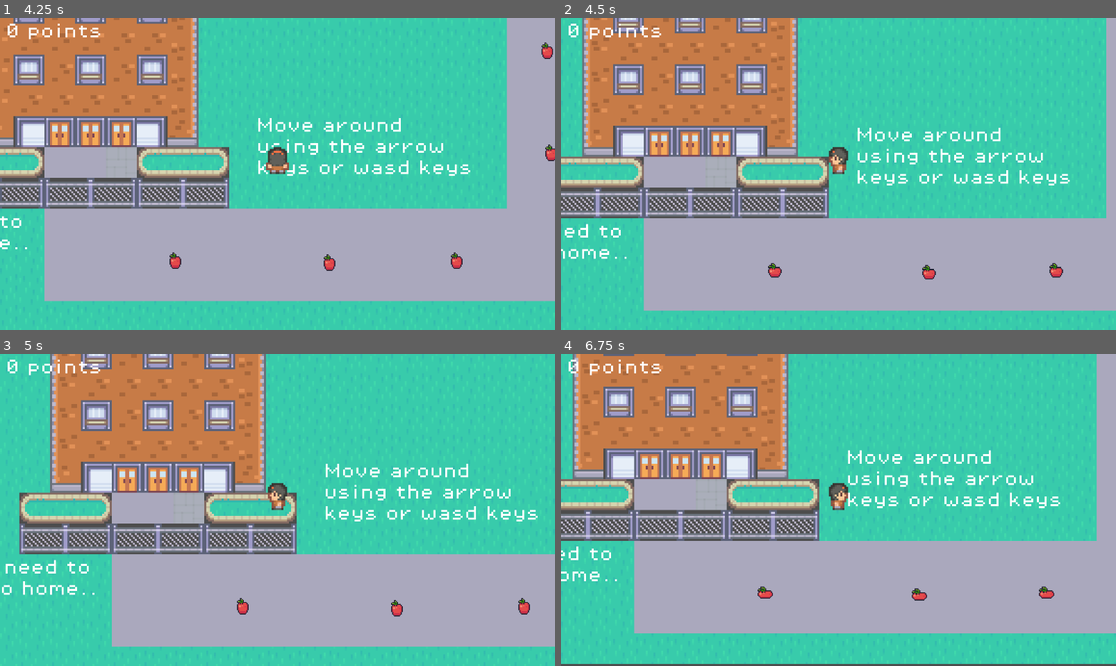
Above: before the commit, frames 1-4 (two rows, left to right).
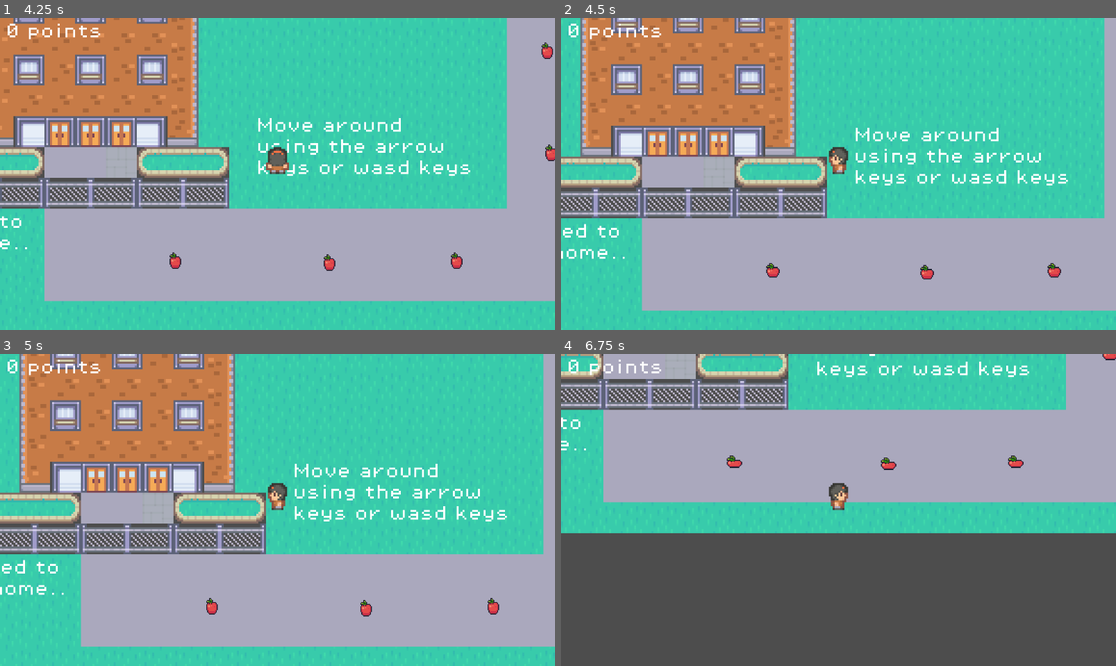
Above: after the commit, the same moments.

Repository: sapatel8/CitySafetyGame
Game: Godot game, scene res://scenes/control.tscn
The game is run twice, just before and just after one commit, with the same random seed, the same clock (stepped at 60 frames per second) and the same inputs.
Inputs:
- Up to frame 1 (4.25 s): click "Start" at 0.5 s; hold D (walking_right) 1.28-2.03 s; hold S (walking_down) 2.03-2.78 s; hold D (walking_right) 2.78-3.53 s; hold W (walking_up) from 3.53 s (still down)
- Up to frame 2 (4.5 s): release W (walking_up) at 4.28 s; hold A (walking_left) from 4.28 s (still down)
- Up to frame 3 (5 s): keep holding A (walking_left)
- Up to frame 4 (6.75 s): release A (walking_left) at 5.78 s; hold S (walking_down) 5.78-6.53 s; hold D (walking_right) from 6.53 s (still down)

Frame 1 is identical in both runs. In frame 2, 8.7% of the frame differs, in the area x 0-99%, y 0-94%; in frame 3, 23%; in frame 4, 81%, in the area x 0-100%, y 0-100%.
Error after the commit: Invalid call. Nonexistent function 'bump_back' in base 'TileMapLayer'. (res://scripts/world_boundary.gd:4)

Commit message:
syncing tiles

Diff:
--- a/city-safety-game/scenes/endScreen.tscn
+++ b/city-safety-game/scenes/endScreen.tscn
@@ -34,6 +34,7 @@
 offset_bottom = 288.0
 
 [node name="Label" type="Label" parent="."]
+layout_mode = 0
 offset_left = 216.0
 offset_top = 176.0
 offset_right = 944.0
--- a/city-safety-game/scenes/level2.tscn
+++ b/city-safety-game/scenes/level2.tscn
@@ -1233,6 +1233,21 @@
 [sub_resource type="RectangleShape2D" id="RectangleShape2D_ve5ok"]
 size = Vector2(147, 52)
 
+[sub_resource type="Animation" id="Animation_ve5ok"]
+length = 0.001
+tracks/0/type = "value"
+tracks/0/imported = false
+tracks/0/enabled = true
+tracks/0/path = NodePath(".:position")
+tracks/0/interp = 1
+tracks/0/loop_wrap = true
+tracks/0/keys = {
+"times": PackedFloat32Array(0),
+"transitions": PackedFloat32Array(1),
+"update": 0,
+"values": [Vector2(123, -213)]
+}
+
 [sub_resource type="Animation" id="Animation_56gwk"]
 resource_name = "driving"
 length = 3.0
@@ -1250,7 +1265,13 @@
 "values": [Vector2(123, -213), Vector2(123, -20), Vector2(123, -20), Vector2(123, 64)]
 }
 
-[sub_resource type="Animation" id="Animation_ve5ok"]
+[sub_resource type="AnimationLibrary" id="AnimationLibrary_cleqw"]
+_data = {
+&"RESET": SubResource("Animation_ve5ok"),
+&"driving": SubResource("Animation_56gwk")
+}
+
+[sub_resource type="Animation" id="Animation_g8vcy"]
 length = 0.001
 tracks/0/type = "value"
 tracks/0/imported = false
@@ -1262,13 +1283,7 @@
 "times": PackedFloat32Array(0),
 "transitions": PackedFloat32Array(1),
 "update": 0,
-"values": [Vector2(123, -213)]
-}
-
-[sub_resource type="AnimationLibrary" id="AnimationLibrary_cleqw"]
-_data = {
-&"RESET": SubResource("Animation_ve5ok"),
-&"driving": SubResource("Animation_56gwk")
+"values": [Vector2(393, -100)]
 }
 
 [sub_resource type="Animation" id="Animation_wvb8j"]
@@ -1288,21 +1303,6 @@
 "values": [Vector2(393, -100), Vector2(300, -100), Vector2(300, -100), Vector2(150, -101), Vector2(148, -213)]
 }
 
-[sub_resource type="Animation" id="Animation_g8vcy"]
-length = 0.001
-tracks/0/type = "value"
-tracks/0/imported = false
-tracks/0/enabled = true
-tracks/0/path = NodePath(".:position")
-tracks/0/interp = 1
-tracks/0/loop_wrap = true
-tracks/0/keys = {
-"times": PackedFloat32Array(0),
-"transitions": PackedFloat32Array(1),
-"update": 0,
-"values": [Vector2(393, -100)]
-}
-
 [sub_resource type="AnimationLibrary" id="AnimationLibrary_cqal4"]
 _data = {
 &"RESET": SubResource("Animation_g8vcy"),
--- a/city-safety-game/scenes/level3.tscn
+++ b/city-safety-game/scenes/level3.tscn
@@ -10,8 +10,23 @@
 [ext_resource type="PackedScene" uid="uid://s8xoekb1nana" path="res://scenes/green_car.tscn" id="8_6qt4k"]
 [ext_resource type="PackedScene" uid="uid://bn2eqr1keuk47" path="res://scenes/red_car.tscn" id="9_fh4ka"]
 [ext_resource type="PackedScene" uid="uid://caj7l4y6i8baw" path="res://scenes/yellow_car.tscn" id="10_qewby"]
-[ext_resource type="PackedScene" uid="uid://lis4noq0aeip" path="res://scenes/world_boundary.tscn" id="11_fh4ka"]
+[ext_resource type="PackedScene" path="res://scenes/world_boundary.tscn" id="11_fh4ka"]
 [ext_resource type="PackedScene" uid="uid://d4xassdeglhd" path="res://scenes/killzone.tscn" id="12_qewby"]
+
+[sub_resource type="Animation" id="Animation_fh4ka"]
+length = 0.001
+tracks/0/type = "value"
+tracks/0/imported = false
+tracks/0/enabled = true
+tracks/0/path = NodePath(".:position")
+tracks/0/interp = 1
+tracks/0/loop_wrap = true
+tracks/0/keys = {
+"times": PackedFloat32Array(0),
+"transitions": PackedFloat32Array(1),
+"update": 0,
+"values": [Vector2(579, -260)]
+}
 
 [sub_resource type="Animation" id="Animation_6qt4k"]
 resource_name = "driving"
@@ -30,7 +45,13 @@
 "values": [Vector2(579, -260), Vector2(580, -135), Vector2(333, -133), Vector2(334, 57), Vector2(146, 57), Vector2(145, -258)]
 }
 
-[sub_resource type="Animation" id="Animation_fh4ka"]
+[sub_resource type="AnimationLibrary" id="AnimationLibrary_qewby"]
+_data = {
+&"RESET": SubResource("Animation_fh4ka"),
+&"driving": SubResource("Animation_6qt4k")
+}
+
+[sub_resource type="Animation" id="Animation_a114e"]
 length = 0.001
 tracks/0/type = "value"
 tracks/0/imported = false
@@ -42,13 +63,7 @@
 "times": PackedFloat32Array(0),
 "transitions": PackedFloat32Array(1),
 "update": 0,
-"values": [Vector2(579, -260)]
-}
-
-[sub_resource type="AnimationLibrary" id="AnimationLibrary_qewby"]
-_data = {
-&"RESET": SubResource("Animation_fh4ka"),
-&"driving": SubResource("Animation_6qt4k")
+"values": [Vector2(722, 55)]
 }
 
 [sub_resource type="Animation" id="Animation_e40mx"]
@@ -68,7 +83,13 @@
 "values": [Vector2(722, 55), Vector2(355, 54), Vector2(355, -112), Vector2(553, -113), Vector2(554, -259)]
 }
 
-[sub_resource type="Animation" id="Animation_a114e"]
+[sub_resource type="AnimationLibrary" id="AnimationLibrary_y1e0c"]
+_data = {
+&"RESET": SubResource("Animation_a114e"),
+&"driving": SubResource("Animation_e40mx")
+}
+
+[sub_resource type="Animation" id="Animation_got4s"]
 length = 0.001
 tracks/0/type = "value"
 tracks/0/imported = false
@@ -80,13 +101,7 @@
 "times": PackedFloat32Array(0),
 "transitions": PackedFloat32Array(1),
 "update": 0,
-"values": [Vector2(722, 55)]
-}
-
-[sub_resource type="AnimationLibrary" id="AnimationLibrary_y1e0c"]
-_data = {
-&"RESET": SubResource("Animation_a114e"),
-&"driving": SubResource("Animation_e40mx")
+"values": [Vector2(-100, 82)]
 }
 
 [sub_resource type="Animation" id="Animation_bradm"]
@@ -104,21 +119,6 @@
 "transitions": PackedFloat32Array(1, 1, 1, 1),
 "update": 0,
 "values": [Vector2(-100, 82), Vector2(151, 86), Vector2(152, -133), Vector2(-98, -130)]
-}
-
-[sub_resource type="Animation" id="Animation_got4s"]
-length = 0.001
-tracks/0/type = "value"
-tracks/0/imported = false
-tracks/0/enabled = true
-tracks/0/path = NodePath(".:position")
-tracks/0/interp = 1
-tracks/0/loop_wrap = true
-tracks/0/keys = {
-"times": PackedFloat32Array(0),
-"transitions": PackedFloat32Array(1),
-"update": 0,
-"values": [Vector2(-100, 82)]
 }
 
 [sub_resource type="AnimationLibrary" id="AnimationLibrary_e40mx"]
--- a/city-safety-game/scenes/level4.tscn
+++ b/city-safety-game/scenes/level4.tscn
@@ -1241,6 +1241,21 @@
 [sub_resource type="RectangleShape2D" id="RectangleShape2D_2vnbt"]
 size = Vector2(65.5, 662.5)
 
+[sub_resource type="Animation" id="Animation_ivevn"]
+length = 0.001
+tracks/0/type = "value"
+tracks/0/imported = false
+tracks/0/enabled = true
+tracks/0/path = NodePath(".:position")
+tracks/0/interp = 1
+tracks/0/loop_wrap = true
+tracks/0/keys = {
+"times": PackedFloat32Array(0),
+"transitions": PackedFloat32Array(1),
+"update": 0,
+"values": [Vector2(724, 60)]
+}
+
 [sub_resource type="Animation" id="Animation_ekyvo"]
 resource_name = "driving"
 length = 3.0
@@ -1258,7 +1273,13 @@
 "values": [Vector2(724, 60), Vector2(-81, 60)]
 }
 
-[sub_resource type="Animation" id="Animation_ivevn"]
+[sub_resource type="AnimationLibrary" id="AnimationLibrary_j8vkp"]
+_data = {
+&"RESET": SubResource("Animation_ivevn"),
+&"driving": SubResource("Animation_ekyvo")
+}
+
+[sub_resource type="Animation" id="Animation_cev7d"]
 length = 0.001
 tracks/0/type = "value"
 tracks/0/imported = false
@@ -1270,13 +1291,7 @@
 "times": PackedFloat32Array(0),
 "transitions": PackedFloat32Array(1),
 "update": 0,
-"values": [Vector2(724, 60)]
-}
-
-[sub_resource type="AnimationLibrary" id="AnimationLibrary_j8vkp"]
-_data = {
-&"RESET": SubResource("Animation_ivevn"),
-&"driving": SubResource("Animation_ekyvo")
+"values": [Vector2(-81, 162)]
 }
 
 [sub_resource type="Animation" id="Animation_oykdx"]
@@ -1296,7 +1311,13 @@
 "values": [Vector2(-81, 162), Vector2(200, 162), Vector2(200, 82), Vector2(569, 84), Vector2(569, 162), Vector2(721, 163)]
 }
 
-[sub_resource type="Animation" id="Animation_cev7d"]
+[sub_resource type="AnimationLibrary" id="AnimationLibrary_xtaj5"]
+_data = {
+&"RESET": SubResource("Animation_cev7d"),
+&"driving": SubResource("Animation_oykdx")
+}
+
+[sub_resource type="Animation" id="Animation_la4bi"]
 length = 0.001
 tracks/0/type = "value"
 tracks/0/imported = false
@@ -1308,13 +1329,7 @@
 "times": PackedFloat32Array(0),
 "transitions": PackedFloat32Array(1),
 "update": 0,
-"values": [Vector2(-81, 162)]
-}
-
-[sub_resource type="AnimationLibrary" id="AnimationLibrary_xtaj5"]
-_data = {
-&"RESET": SubResource("Animation_cev7d"),
-&"driving": SubResource("Animation_oykdx")
+"values": [Vector2(385, 321)]
 }
 
 [sub_resource type="Animation" id="Animation_m8ews"]
@@ -1334,7 +1349,13 @@
 "values": [Vector2(385, 321), Vector2(385, 306), Vector2(561, 306), Vector2(562, 136), Vector2(173, 136), Vector2(173, 321)]
 }
 
-[sub_resource type="Animation" id="Animation_la4bi"]
+[sub_resource type="AnimationLibrary" id="AnimationLibrary_o7eol"]
+_data = {
+&"RESET": SubResource("Animation_la4bi"),
+&"driving": SubResource("Animation_m8ews")
+}
+
+[sub_resource type="Animation" id="Animation_ih1td"]
 length = 0.001
 tracks/0/type = "value"
 tracks/0/imported = false
@@ -1346,13 +1367,7 @@
 "times": PackedFloat32Array(0),
 "transitions": PackedFloat32Array(1),
 "update": 0,
-"values": [Vector2(385, 321)]
-}
-
-[sub_resource type="AnimationLibrary" id="AnimationLibrary_o7eol"]
-_data = {
-&"RESET": SubResource("Animation_la4bi"),
-&"driving": SubResource("Animation_m8ews")
+"values": [Vector2(192, 321)]
 }
 
 [sub_resource type="Animation" id="Animation_bx2t0"]
@@ -1372,7 +1387,13 @@
 "values": [Vector2(192, 321), Vector2(195, -264)]
 }
 
-[sub_resource type="Animation" id="Animation_ih1td"]
+[sub_resource type="AnimationLibrary" id="AnimationLibrary_6cil5"]
+_data = {
+&"RESET": SubResource("Animation_ih1td"),
+&"driving": SubResource("Animation_bx2t0")
+}
+
+[sub_resource type="Animation" id="Animation_sh1tq"]
 length = 0.001
 tracks/0/type = "value"
 tracks/0/imported = false
@@ -1384,13 +1405,7 @@
 "times": PackedFloat32Array(0),
 "transitions": PackedFloat32Array(1),
 "update": 0,
-"values": [Vector2(192, 321)]
-}
-
-[sub_resource type="AnimationLibrary" id="AnimationLibrary_6cil5"]
-_data = {
-&"RESET": SubResource("Animation_ih1td"),
-&"driving": SubResource("Animation_bx2t0")
+"values": [Vector2(118, 192)]
 }
 
 [sub_resource type="Animation" id="Animation_x02yq"]
@@ -1410,7 +1425,13 @@
 "values": [Vector2(149, 192), Vector2(27, 192), Vector2(24, 316)]
 }
 
-[sub_resource type="Animation" id="Animation_sh1tq"]
+[sub_resource type="AnimationLibrary" id="AnimationLibrary_xu66h"]
+_data = {
+&"RESET": SubResource("Animation_sh1tq"),
+&"walking": SubResource("Animation_x02yq")
+}
+
+[sub_resource type="Animation" id="Animation_nso2f"]
 length = 0.001
 tracks/0/type = "value"
 tracks/0/imported = false
@@ -1422,13 +1443,7 @@
 "times": PackedFloat32Array(0),
 "transitions": PackedFloat32Array(1),
 "update": 0,
-"values": [Vector2(118, 192)]
-}
-
-[sub_resource type="AnimationLibrary" id="AnimationLibrary_xu66h"]
-_data = {
-&"RESET": SubResource("Animation_sh1tq"),
-&"walking": SubResource("Animation_x02yq")
+"values": [Vector2(605, 251)]
 }
 
 [sub_resource type="Animation" id="Animation_ig6gj"]
@@ -1448,21 +1463,6 @@
 "values": [Vector2(595, 251), Vector2(721, 251), Vector2(721, 192), Vector2(595, 192), Vector2(595, 251)]
 }
 
-[sub_resource type="Animation" id="Animation_nso2f"]
-length = 0.001
-tracks/0/type = "value"
-tracks/0/imported = false
-tracks/0/enabled = true
-tracks/0/path = NodePath(".:position")
-tracks/0/interp = 1
-tracks/0/loop_wrap = true
-tracks/0/keys = {
-"times": PackedFloat32Array(0),
-"transitions": PackedFloat32Array(1),
-"update": 0,
-"values": [Vector2(605, 251)]
-}
-
 [sub_resource type="AnimationLibrary" id="AnimationLibrary_sai06"]
 _data = {
 &"RESET": SubResource("Animation_nso2f"),
--- a/city-safety-game/scenes/main.tscn
+++ b/city-safety-game/scenes/main.tscn
@@ -511,6 +511,7 @@
 5:0/0 = 0
 6:0/0 = 0
 7:0/0 = 0
+7:0/0/physics_layer_0/polygon_0/points = PackedVector2Array(-8, -8, 8, -8, 8, 8, -8, 8)
 8:0/0 = 0
 9:0/0 = 0
 10:0/0 = 0
@@ -545,6 +546,7 @@
 5:1/0 = 0
 6:1/0 = 0
 7:1/0 = 0
+7:1/0/physics_layer_0/polygon_0/points = PackedVector2Array(-8, -8, 8, -8, 8, 8, -8, 8)
 8:1/0 = 0
 9:1/0 = 0
 10:1/0 = 0
@@ -575,10 +577,15 @@
 1:2/0 = 0
 2:2/0 = 0
 3:2/0 = 0
+3:2/0/physics_layer_0/polygon_0/points = PackedVector2Array(-8, -8, 8, -8, 8, 8, -8, 8)
 4:2/0 = 0
+4:2/0/physics_layer_0/polygon_0/points = PackedVector2Array(-8, -8, 8, -8, 8, 8, -8, 8)
 5:2/0 = 0
+5:2/0/physics_layer_0/polygon_0/points = PackedVector2Array(-8, -8, 8, -8, 8, 8, -8, 8)
 6:2/0 = 0
+6:2/0/physics_layer_0/polygon_0/points = PackedVector2Array(-8, -8, 8, -8, 8, 8, -8, 8)
 7:2/0 = 0
+7:2/0/physics_layer_0/polygon_0/points = PackedVector2Array(-8, -8, 8, -8, 8, 8, -8, 8)
 8:2/0 = 0
 9:2/0 = 0
 10:2/0 = 0
@@ -606,21 +613,37 @@
 25:2/0 = 0
 26:2/0 = 0
 0:3/0 = 0
+0:3/0/physics_layer_0/polygon_0/points = PackedVector2Array(-8, -8, 8, -8, 8, 8, -8, 8)
 1:3/0 = 0
+1:3/0/physics_layer_0/polygon_0/points = PackedVector2Array(-8, -8, 8, -8, 8, 8, -8, 8)
 2:3/0 = 0
+2:3/0/physics_layer_0/polygon_0/points = PackedVector2Array(-8, -8, 8, -8, 8, 8, -8, 8)
 3:3/0 = 0
+3:3/0/physics_layer_0/polygon_0/points = PackedVector2Array(-8, -8, 8, -8, 8, 8, -8, 8)
 4:3/0 = 0
+4:3/0/physics_layer_0/polygon_0/points = PackedVector2Array(-8, -8, 8, -8, 8, 8, -8, 8)
 5:3/0 = 0
+5:3/0/physics_layer_0/polygon_0/points = PackedVector2Array(-8, -8, 8, -8, 8, 8, -8, 8)
 6:3/0 = 0
+6:3/0/physics_layer_0/polygon_0/points = PackedVector2Array(-8, -8, 8, -8, 8, 8, -8, 8)
 7:3/0 = 0
+7:3/0/physics_layer_0/polygon_0/points = PackedVector2Array(-8, -8, 8, -8, 8, 8, -8, 8)
 8:3/0 = 0
+8:3/0/physics_layer_0/polygon_0/points = PackedVector2Array(-8, -8, 8, -8, 8, 8, -8, 8)
 9:3/0 = 0
+9:3/0/physics_layer_0/polygon_0/points = PackedVector2Array(-8, -8, 8, -8, 8, 8, -8, 8)
 10:3/0 = 0
+10:3/0/physics_layer_0/polygon_0/points = PackedVector2Array(-8, -8, 8, -8, 8, 8, -8, 8)
 11:3/0 = 0
+11:3/0/physics_layer_0/polygon_0/points = PackedVector2Array(-8, -8, 8, -8, 8, 8, -8, 8)
 12:3/0 = 0
+12:3/0/physics_layer_0/polygon_0/points = PackedVector2Array(-8, -8, 8, -8, 8, 8, -8, 8)
 13:3/0 = 0
+13:3/0/physics_layer_0/polygon_0/points = PackedVector2Array(-8, -8, 8, -8, 8, 8, -8, 8)
 14:3/0 = 0
+14:3/0/physics_layer_0/polygon_0/points = PackedVector2Array(-8, -8, 8, -8, 8, 8, -8, 8)
 15:3/0 = 0
+15:3/0/physics_layer_0/polygon_0/points = PackedVector2Array(-8, -8, 8, -8, 8, 8, -8, 8)
 16:3/0 = 0
 16:3/0/physics_layer_0/polygon_0/points = PackedVector2Array(-8, -8, 8, -8, 8, 8, -8, 8)
 17:3/0 = 0
@@ -640,21 +663,37 @@
 25:3/0 = 0
 26:3/0 = 0
 0:4/0 = 0
+0:4/0/physics_layer_0/polygon_0/points = PackedVector2Array(-8, -8, 8, -8, 8, 8, -8, 8)
 1:4/0 = 0
+1:4/0/physics_layer_0/polygon_0/points = PackedVector2Array(-8, -8, 8, -8, 8, 8, -8, 8)
 2:4/0 = 0
+2:4/0/physics_layer_0/polygon_0/points = PackedVector2Array(-8, -8, 8, -8, 8, 8, -8, 8)
 3:4/0 = 0
+3:4/0/physics_layer_0/polygon_0/points = PackedVector2Array(-8, -8, 8, -8, 8, 8, -8, 8)
 4:4/0 = 0
+4:4/0/physics_layer_0/polygon_0/points = PackedVector2Array(-8, -8, 8, -8, 8, 8, -8, 8)
 5:4/0 = 0
+5:4/0/physics_layer_0/polygon_0/points = PackedVector2Array(-8, -8, 8, -8, 8, 8, -8, 8)
 6:4/0 = 0
+6:4/0/physics_layer_0/polygon_0/points = PackedVector2Array(-8, -8, 8, -8, 8, 8, -8, 8)
 7:4/0 = 0
+7:4/0/physics_layer_0/polygon_0/points = PackedVector2Array(-8, -8, 8, -8, 8, 8, -8, 8)
 8:4/0 = 0
+8:4/0/physics_layer_0/polygon_0/points = PackedVector2Array(-8, -8, 8, -8, 8, 8, -8, 8)
 9:4/0 = 0
+9:4/0/physics_layer_0/polygon_0/points = PackedVector2Array(-8, -8, 8, -8, 8, 8, -8, 8)
 10:4/0 = 0
+10:4/0/physics_layer_0/polygon_0/points = PackedVector2Array(-8, -8, 8, -8, 8, 8, -8, 8)
 11:4/0 = 0
+11:4/0/physics_layer_0/polygon_0/points = PackedVector2Array(-8, -8, 8, -8, 8, 8, -8, 8)
 12:4/0 = 0
+12:4/0/physics_layer_0/polygon_0/points = PackedVector2Array(-8, -8, 8, -8, 8, 8, -8, 8)
 13:4/0 = 0
+13:4/0/physics_layer_0/polygon_0/points = PackedVector2Array(-8, -8, 8, -8, 8, 8, -8, 8)
 14:4/0 = 0
+14:4/0/physics_layer_0/polygon_0/points = PackedVector2Array(-8, -8, 8, -8, 8, 8, -8, 8)
 15:4/0 = 0
+15:4/0/physics_layer_0/polygon_0/points = PackedVector2Array(-8, -8, 8, -8, 8, 8, -8, 8)
 16:4/0 = 0
 16:4/0/physics_layer_0/polygon_0/points = PackedVector2Array(-8, -8, 8, -8, 8, 8, -8, 8)
 17:4/0 = 0
@@ -674,21 +713,37 @@
 25:4/0 = 0
 26:4/0 = 0
 0:5/0 = 0
+0:5/0/physics_layer_0/polygon_0/points = PackedVector2Array(-8, -8, 8, -8, 8, 8, -8, 8)
 1:5/0 = 0
+1:5/0/physics_layer_0/polygon_0/points = PackedVector2Array(-8, -8, 8, -8, 8, 8, -8, 8)
 2:5/0 = 0
+2:5/0/physics_layer_0/polygon_0/points = PackedVector2Array(-8, -8, 8, -8, 8, 8, -8, 8)
 3:5/0 = 0
+3:5/0/physics_layer_0/polygon_0/points = PackedVector2Array(-8, -8, 8, -8, 8, 8, -8, 8)
 4:5/0 = 0
+4:5/0/physics_layer_0/polygon_0/points = PackedVector2Array(-8, -8, 8, -8, 8, 8, -8, 8)
 5:5/0 = 0
+5:5/0/physics_layer_0/polygon_0/points = PackedVector2Array(-8, -8, 8, -8, 8, 8, -8, 8)
 6:5/0 = 0
+6:5/0/physics_layer_0/polygon_0/points = PackedVector2Array(-8, -8, 8, -8, 8, 8, -8, 8)
 7:5/0 = 0
+7:5/0/physics_layer_0/polygon_0/points = PackedVector2Array(-8, -8, 8, -8, 8, 8, -8, 8)
 8:5/0 = 0
+8:5/0/physics_layer_0/polygon_0/points = PackedVector2Array(-8, -8, 8, -8, 8, 8, -8, 8)
 9:5/0 = 0
+9:5/0/physics_layer_0/polygon_0/points = PackedVector2Array(-8, -8, 8, -8, 8, 8, -8, 8)
 10:5/0 = 0
+10:5/0/physics_layer_0/polygon_0/points = PackedVector2Array(-8, -8, 8, -8, 8, 8, -8, 8)
 11:5/0 = 0
+11:5/0/physics_layer_0/polygon_0/points = PackedVector2Array(-8, -8, 8, -8, 8, 8, -8, 8)
 12:5/0 = 0
+12:5/0/physics_layer_0/polygon_0/points = PackedVector2Array(-8, -8, 8, -8, 8, 8, -8, 8)
 13:5/0 = 0
+13:5/0/physics_layer_0/polygon_0/points = PackedVector2Array(-8, -8, 8, -8, 8, 8, -8, 8)
 14:5/0 = 0
+14:5/0/physics_layer_0/polygon_0/points = PackedVector2Array(-8, -8, 8, -8, 8, 8, -8, 8)
 15:5/0 = 0
+15:5/0/physics_layer_0/polygon_0/points = PackedVector2Array(-8, -8, 8, -8, 8, 8, -8, 8)
 16:5/0 = 0
 16:5/0/physics_layer_0/polygon_0/points = PackedVector2Array(-8, -8, 8, -8, 8, 8, -8, 8)
 17:5/0 = 0
Not shown: 1 places in city-safety-game/scenes/endScreen.tscn that only renumber resources
Not shown: 1 places in city-safety-game/scenes/level1.tscn that only renumber resources
Not shown: 2 places in city-safety-game/scenes/level2.tscn that only renumber resources
Not shown: 1 places in city-safety-game/scenes/level3.tscn that only renumber resources
Not shown: 2 places in city-safety-game/scenes/level4.tscn that only renumber resources
Not shown: 1 places in city-safety-game/scenes/level5.tscn that only renumber resources
Not shown: 1 places in city-safety-game/scenes/main.tscn that only renumber resources
